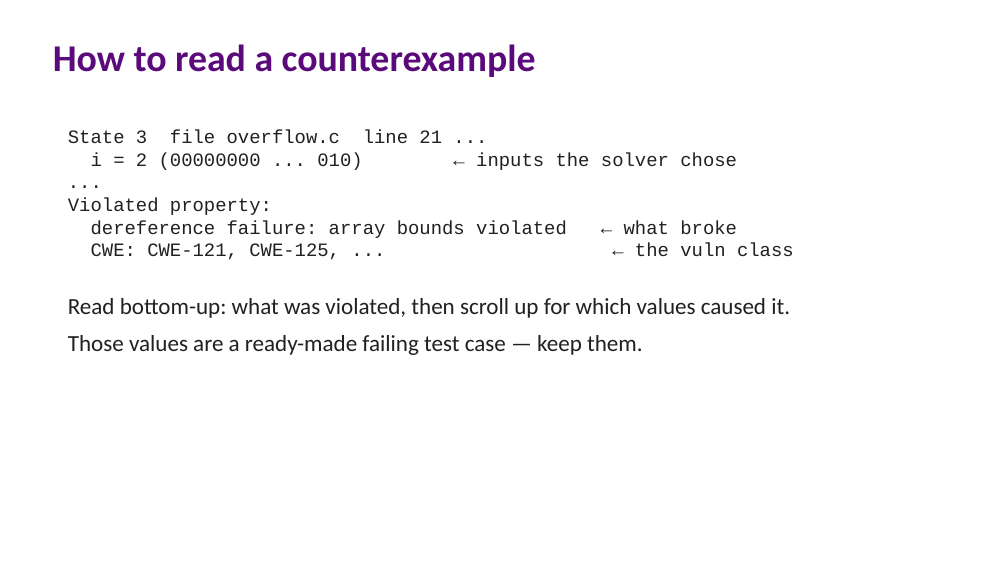
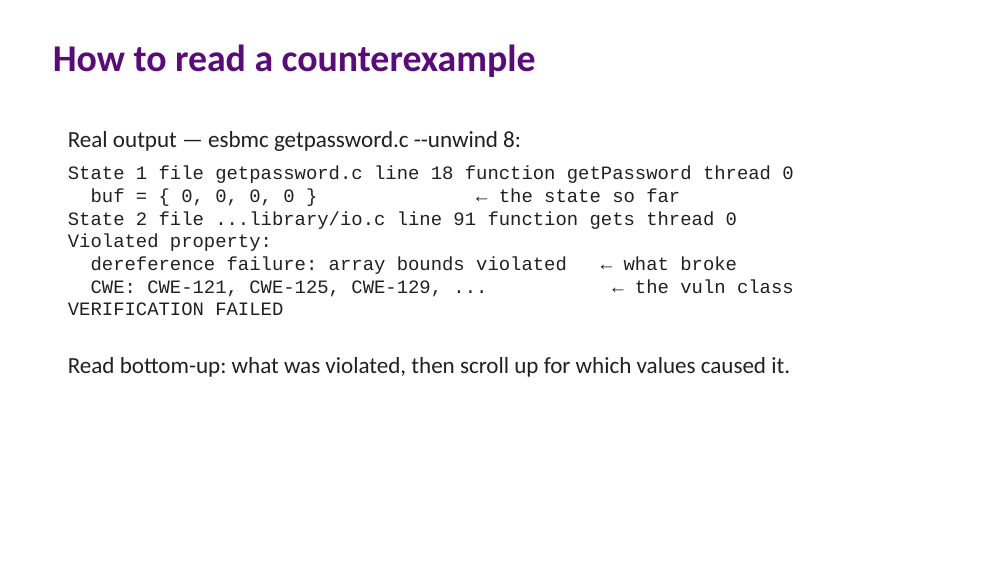
Before and after one commit to lucasccordeiro/unifei, a slide deck: slide 11 of slides/session2/01-session2-hands-on.pptx (slide 8 before the commit). Drawn at 1008x567 pixels with LibreOffice and Linux fonts; fonts in the diff are those of the drawing. Boxes give left, top, right and bottom in pixels: in the first picture for what was removed or moved away, otherwise in the second. Text is boxed around its words. In the diff, an @@ line names an element or a change of style, - is before the commit and + after.

```diff
--- a/slides/session2/01-session2-hands-on.pptx
+++ b/slides/session2/01-session2-hands-on.pptx
@@ text at [68,131,793,229]: text changed @@
-State 3 file overflow.c line 21 ...
-i = 2 (00000000 ... 010) ← inputs the solver chose
-...
+Real output — esbmc getpassword.c --unwind 8:
+State 1 file getpassword.c line 18 function getPassword thread 0
+buf = { 0, 0, 0, 0 } ← the state so far
+State 2 file ...library/io.c line 91 function gets thread 0
@@ text at [68,279,794,315]: text changed @@
-CWE: CWE-121, CWE-125, ... ← the vuln class
+CWE: CWE-121, CWE-125, CWE-129, ... ← the vuln class
+VERIFICATION FAILED
@@ text at [68,335,643,355]: paragraph removed @@
-Those values are a ready-made failing test case — keep them.
```
Also in this commit, not shown: 5 slides added, 12 other files.
